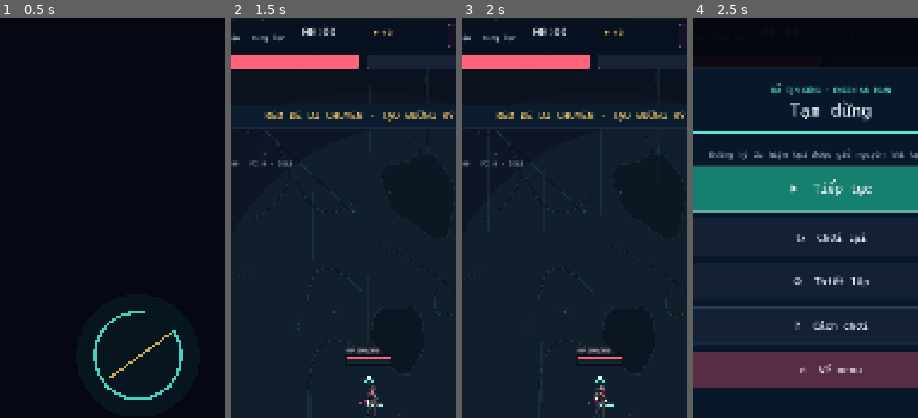
Above: before the commit, frames 1-4 (left to right).
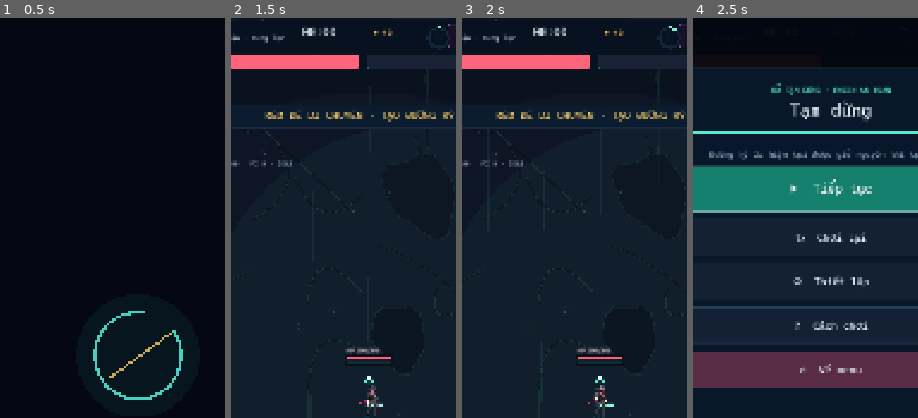
Above: after the commit, the same moments.

Repository: 2301NTTuan/replayborn
Game: Godot game, scene res://scenes/boot.tscn
Two runs of this game, one before a commit and one after it. Both use one fixed random seed, a clock stepped at 60 frames per second and the inputs below.
Inputs (mouse positions are % of the whole screen's width and height, from its top left):
- Up to frame 1 (0.5 s): no input
- Up to frame 2 (1.5 s): tap Enter at 0.5 s; move the mouse to (72, 45) at 0.52 s; hold D (move_right) 0.53-1.25 s; tap Space (chrono_shift) at 0.6 s; click (72, 45) at 0.67 s; click "▶ Đã hiểu · Vào trận" at 1.25 s
- Up to frame 3 (2 s): no input
- Up to frame 4 (2.5 s): click "Ⅱ Tạm dừng" at 2 s
The pictures show only the part of the screen within x 19-69%, y 0-50%; the shares and areas given below are measured in that part.

Frame 1 is identical in both runs. In frame 2, 0.2% of the frame differs, in the area x 86-97%, y 2-8%; in frame 3, 0.2%; in frame 4, less than 0.1%.

Commit message:
feat: redesign temporal command deck ui

Diff:
--- a/tests/menu_flow_smoke.gd
+++ b/tests/menu_flow_smoke.gd
@@ -17,12 +17,14 @@
 	var menu = load("res://scenes/menu.tscn").instantiate()
 	root.add_child(menu)
 	await process_frame
-	for page in [menu.show_armory, menu.show_player_upgrades, menu.show_settings, menu.show_help, menu.show_credits, menu.show_home]:
+	for page in [menu.show_armory, menu.show_player_upgrades, menu.show_settings, menu.show_help, menu.show_credits]:
 		page.call()
 		check(menu.body.get_child_count() > 0, "menu page builds controls")
+	menu.show_home()
+	check(is_instance_valid(menu.home_deck) and menu.home_deck.get_child_count() > 0, "lobby home builds its deck")
 	profile.data.language = "en"
 	menu.show_home()
-	check(menu.body.get_child_count() > 0, "English menu rebuilds")
+	check(is_instance_valid(menu.home_deck) and menu.home_deck.get_child_count() > 0, "English lobby rebuilds")
 	profile.data.language = original_language
 	menu.free()
 	await process_frame
--- /dev/null
+++ b/ui/components/circuit_ring.gd
@@ -0,0 +1,26 @@
+extends Control
+
+var ratio: float = 0.0
+var circuit_ready: bool = false
+var phase: float = 0.0
+
+func set_state(value: float, is_ready: bool) -> void:
+	ratio = clampf(value, 0.0, 1.0)
+	circuit_ready = is_ready
+	queue_redraw()
+
+func _process(delta: float) -> void:
+	phase += delta
+	queue_redraw()
+
+func _draw() -> void:
+	var center := size * 0.5
+	var radius := minf(size.x, size.y) * 0.38
+	var energy := Color("72f6d4") if not circuit_ready else Color("ffe3a3")
+	draw_arc(center, radius, 0.0, TAU, 40, Color("11283b", 0.92), 6.0)
+	draw_arc(center, radius, -PI * 0.5, -PI * 0.5 + TAU * ratio, 40, energy, 6.0)
+	if circuit_ready:
+		draw_arc(center, radius + 8.0 + sin(phase * 4.0) * 2.0, 0.0, TAU, 40, Color(energy, 0.34), 2.0)
+	draw_circle(center, radius * 0.55, Color("091525", 0.92))
+	draw_line(center + Vector2(-radius * 0.24, 0), center + Vector2(radius * 0.24, 0), energy, 3.0)
+	draw_line(center + Vector2(0, -radius * 0.24), center + Vector2(0, radius * 0.24), energy, 3.0)
--- a/ui/hud.gd
+++ b/ui/hud.gd
@@ -1,6 +1,7 @@
 extends CanvasLayer
 const UI = preload("res://ui/ui_kit.gd")
 const Joystick = preload("res://ui/joystick.gd")
+const CircuitRing = preload("res://ui/components/circuit_ring.gd")
 var game: Node
 var root_control: Control
 var stats_label: Label
@@ -12,6 +13,7 @@
 var boss_label: Label
 var boss_progress: ProgressBar
 var debug_label: Label
+var circuit_ring: Control
 var progress: ProgressBar
 var xp_progress: ProgressBar
 var health_bar: ProgressBar
@@ -178,6 +180,10 @@
 	memory_label.autowrap_mode = TextServer.AUTOWRAP_OFF
 	memory_label.clip_text = true
 	memory_label.add_theme_color_override("font_color", Color("72f6d4"))
+	circuit_ring = CircuitRing.new()
+	circuit_ring.position = Vector2(640, 10)
+	circuit_ring.size = Vector2(62, 62)
+	run_panel.add_child(circuit_ring)
 	pause_button = compact_pause_button(run_panel)
 	joystick = Joystick.new()
 	joystick.name = "Joystick"
@@ -282,6 +288,7 @@
 	xp_progress.max_value = game.xp_to_next
 	xp_progress.value = game.run_xp
 	memory_label.text = t("memory_ready") if game.circuit.snap_point != Vector2.INF else "%d%%" % roundi(game.circuit.memory_ratio(game.run_time) * 100.0)
+	circuit_ring.set_state(game.circuit.memory_ratio(game.run_time), game.circuit.snap_point != Vector2.INF)
 	if game.overdrive_left > 0.0:
 		combo_label.text = "✦ %s  %.1fs" % [t("overdrive"), game.overdrive_left]
 		combo_label.add_theme_color_override("font_color", Color("ff9d5e"))
--- a/ui/joystick.gd
+++ b/ui/joystick.gd
@@ -7,6 +7,7 @@
 var finger: int = -1
 var direction: Vector2 = Vector2.ZERO
 var center: Vector2 = Vector2.ZERO
+var fade: float = 0.0
 
 func _input(event: InputEvent) -> void:
 	if event is InputEventScreenTouch:
@@ -28,6 +29,7 @@
 		var strength := (raw.length() - DEADZONE) / (1.0 - DEADZONE)
 		direction = raw.normalized() * clampf(strength, 0.0, 1.0)
 	direction_changed.emit(direction)
+	fade = 1.0
 	queue_redraw()
 
 func reset() -> void:
@@ -35,8 +37,21 @@
 	direction = Vector2.ZERO
 	center = Vector2.ZERO
 	direction_changed.emit(direction)
+	fade = 1.0
+	queue_redraw()
+
+func _process(delta: float) -> void:
+	fade = maxf(0.0, fade - delta * 1.45) if finger == -1 else 1.0
 	queue_redraw()
 
 func _draw() -> void:
-	# Deliberately invisible. Touch input remains active across the playfield.
-	return
+	if fade <= 0.01 or center == Vector2.ZERO:
+		return
+	var alpha := fade * (0.72 if finger != -1 else 0.32)
+	draw_circle(center, RADIUS, Color(0.03, 0.10, 0.18, alpha * 0.64))
+	draw_arc(center, RADIUS, 0.0, TAU, 40, Color(0.35, 0.92, 0.90, alpha), 3.0)
+	draw_arc(center, RADIUS * 0.68, -PI * 0.35, PI * 1.15, 28, Color(0.68, 0.48, 1.0, alpha * 0.68), 2.0)
+	var thumb := center + direction * RADIUS * 0.56
+	draw_circle(thumb, 42.0, Color(0.25, 0.88, 0.90, alpha * 0.25))
+	draw_circle(thumb, 28.0, Color(0.68, 0.96, 0.95, alpha * 0.76))
+	draw_arc(thumb, 30.0, 0.0, TAU, 24, Color(0.92, 1.0, 1.0, alpha), 2.0)
--- a/ui/menu.gd
+++ b/ui/menu.gd
@@ -6,6 +6,7 @@
 var body: VBoxContainer
 var back_button: Button
 var subpage_active: bool = false
+var home_deck: Control
 
 func dict_value(source: Dictionary, key: Variant, fallback: Variant) -> Variant:
 	return source[key] if source.has(key) else fallback
@@ -50,57 +51,89 @@
 
 func show_home() -> void:
 	UI.clear(body)
+	body.hide()
+	if is_instance_valid(home_deck): home_deck.queue_free()
+	home_deck = Control.new()
+	home_deck.set_anchors_and_offsets_preset(Control.PRESET_FULL_RECT)
+	add_child(home_deck)
 	subpage_active = false
 	queue_redraw()
 	back_button.hide()
-	UI.caption(body, t("run_dock"), true)
-	var status := UI.card(body, Color("2a4058"))
-	UI.label(status, t("profile"), 18, true)
-	UI.label(status, "◆ %d   ◈ %d" % [profile.data.gold, profile.data.upgrade_core], 24, true)
-	var record_label := UI.label(status, t("records") % [profile.data.runs, profile.data.wins, profile.data.kills], 22, true)
-	record_label.add_theme_color_override("font_color", Color("a9c2d8"))
-	if not profile.warning.is_empty():
-		UI.label(body, t(profile.warning), 24, true)
-	UI.primary_button(body, "▶  " + t("play"), func() -> void: launch(false), 98).grab_focus()
-	UI.button(body, "⌁  " + t("armory"), show_armory, 70)
-	UI.button(body, "⬆  " + t("meta_upgrades"), show_player_upgrades, 70)
-	UI.button(body, "◎  " + t("practice"), func() -> void: launch(true), 70)
-	UI.button(body, "⚙  " + t("settings"), show_settings, 70)
-	UI.button(body, "?  " + t("help"), show_help, 70)
-	UI.danger_button(body, t("quit"), func() -> void: get_tree().quit(), 64)
-	UI.label(body, "0.5.0-alpha.1  ·  " + t("offline"), 20, true)
+	var top := Panel.new()
+	top.position = Vector2(42, 42); top.size = Vector2(996, 112)
+	top.add_theme_stylebox_override("panel", UI.box(Color("071625", 0.9), 16, Color("2d6279"), 1)); home_deck.add_child(top)
+	var profile_label := UI.label(top, "ASTRIA  ·  " + t("runner_ready"), 20)
+	profile_label.position = Vector2(28, 26); profile_label.size = Vector2(430, 56)
+	var currency := UI.label(top, "%d GOLD   %d CORE" % [profile.data.gold, profile.data.upgrade_core], 20, true)
+	currency.position = Vector2(540, 26); currency.size = Vector2(320, 56)
+	var settings := UI.button(top, t("settings"), show_settings, 58)
+	settings.position = Vector2(860, 24); settings.size = Vector2(112, 62); settings.add_theme_font_size_override("font_size", 16)
+	var mission := UI.label(home_deck, "SIGNAL GATE  ·  LEVEL 1", 22, true)
+	mission.position = Vector2(160, 650); mission.size = Vector2(760, 42); mission.add_theme_color_override("font_color", Color("72f6d4"))
+	var play := UI.primary_button(home_deck, t("play"), func() -> void: launch(false), 112)
+	play.position = Vector2(126, 704); play.size = Vector2(828, 112); play.add_theme_font_size_override("font_size", 34); play.grab_focus()
+	var practice := UI.button(home_deck, t("practice"), func() -> void: launch(true), 64)
+	practice.position = Vector2(330, 834); practice.size = Vector2(420, 64)
+	var nav := HBoxContainer.new()
+	nav.position = Vector2(48, 1700); nav.size = Vector2(984, 116); nav.add_theme_constant_override("separation", 16); home_deck.add_child(nav)
+	for entry in [[t("armory"), show_armory], [t("meta_upgrades"), show_player_upgrades], [t("practice"), func() -> void: launch(true)], [t("help"), show_help]]:
+		var nav_button := UI.button(nav, entry[0], entry[1], 104)
+		nav_button.size_flags_horizontal = Control.SIZE_EXPAND_FILL
+		nav_button.add_theme_font_size_override("font_size", 18)
+	var records := UI.label(home_deck, t("records") % [profile.data.runs, profile.data.wins, profile.data.kills], 18, true)
+	records.position = Vector2(120, 1580); records.size = Vector2(840, 30); records.add_theme_color_override("font_color", Color("a9c2d8"))
+
+func begin_subpage() -> void:
+	if is_instance_valid(home_deck): home_deck.queue_free()
+	body.show()
 
 func show_player_upgrades() -> void:
+	begin_subpage()
 	UI.clear(body)
 	show_back_button()
 	var header := UI.card(body, Color("ffd166"))
 	UI.label(header, t("meta_upgrades"), 38, true)
-	UI.label(body, "◆ %d   ◈ %d" % [profile.data.gold, profile.data.upgrade_core], 23, true)
+	UI.caption(body, "GOLD %d   ·   CORE %d" % [profile.data.gold, profile.data.upgrade_core], true)
+	var grid := GridContainer.new()
+	grid.columns = 2
+	grid.add_theme_constant_override("h_separation", 18)
+	grid.add_theme_constant_override("v_separation", 18)
+	body.add_child(grid)
 	var labels := {"hp": t("meta_hp"), "damage": t("meta_damage"), "armor": t("meta_armor"), "haste": t("meta_haste")}
 	for stat in ["hp", "damage", "armor", "haste"]:
 		var level: int = int(dict_value(profile.data.meta_upgrades, stat, 0))
 		var cost: Dictionary = profile.meta_cost(stat)
-		var card := UI.card(body, Color("315976"))
-		UI.label(card, "%s  ·  %s %d/10" % [labels[stat], t("level_word"), level], 24, true)
-		var buy := UI.button(card, "%s  ·  ◆ %d + ◈ %d" % [t("upgrade_action"), cost.gold, cost.core], func() -> void:
+		var card := UI.card(grid, [Color("ff647b"), Color("ffd26a"), Color("72b8ff"), Color("72f6d4")][["hp", "damage", "armor", "haste"].find(stat)])
+		card.get_parent().custom_minimum_size = Vector2(430, 238)
+		UI.caption(card, "%s  %d/10" % [t("level_word"), level], true)
+		UI.label(card, labels[stat], 23, true)
+		UI.label(card, "NEXT  ·  ◆ %d  ◈ %d" % [cost.gold, cost.core], 18, true)
+		var buy := UI.button(card, t("upgrade_action"), func() -> void:
 			if profile.upgrade_meta(stat):
 				show_player_upgrades(), 70)
 		buy.disabled = level >= 10 or profile.data.gold < cost.gold or profile.data.upgrade_core < cost.core
 
 func show_armory() -> void:
+	begin_subpage()
 	UI.clear(body)
 	show_back_button()
 	var header := UI.card(body, Color("55ebd2"))
 	UI.label(header, t("armory"), 38, true)
+	var rack := HBoxContainer.new()
+	rack.add_theme_constant_override("separation", 16)
+	body.add_child(rack)
 	var names := [t("pulse"), t("scatter"), t("lance")]
 	var finishers := [t("pulse_finisher"), t("scatter_finisher"), t("lance_finisher")]
 	for index in range(3):
 		var weapon_index: int = index
 		var unlocked: bool = bool(profile.data.weapon_unlocks[index])
 		var selected: bool = int(profile.data.weapon) == index
-		var card := UI.card(body, Color("55ebd2") if selected else Color("315976"))
-		UI.label(card, names[index], 30, true)
-		UI.label(card, finishers[index], 21)
+		var card := UI.card(rack, Color("55ebd2") if selected else Color("315976"))
+		card.get_parent().custom_minimum_size = Vector2(295, 510)
+		UI.caption(card, "WEAPON %02d" % (index + 1), true)
+		UI.label(card, names[index], 28, true)
+		UI.label(card, "AUTO FIRE", 17, true)
+		UI.label(card, finishers[index], 19)
 		if unlocked:
 			var select := UI.button(card, t("selected") if selected else t("select"), func() -> void:
 				profile.setting("weapon", weapon_index)
@@ -114,6 +147,7 @@
 	get_tree().change_scene_to_file("res://scenes/main.tscn")
 
 func show_settings() -> void:
+	begin_subpage()
 	UI.clear(body)
 	show_back_button()
 	var header := UI.card(body, Color("55ebd2"))
@@ -126,6 +160,7 @@
 	UI.danger_button(body, t("reset_progress"), confirm_reset_progress, 64)
 
 func show_credits() -> void:
+	begin_subpage()
 	UI.clear(body)
 	show_back_button()
 	var header := UI.card(body, Color("55ebd2"))
@@ -156,12 +191,17 @@
 	final_dialog.popup_centered(Vector2(760, 300))
 
 func show_help() -> void:
+	begin_subpage()
 	UI.clear(body)
 	show_back_button()
 	var header := UI.card(body, Color("55ebd2"))
 	UI.label(header, t("help"), 38, true)
-	var guide := UI.card(body, Color("315976"))
-	UI.label(guide, t("help_body"), 23)
+	var steps := [["01", "MOVE", "Drag anywhere to run."], ["02", "AUTO FIRE", "Weapon locks the closest target."], ["03", "TIME CIRCUIT", "Cross your Memory trail to close a circuit."], ["04", "CHRONO SHIFT", "Dash through danger and cut time."], ["05", "UPGRADE", "Choose a core after collecting XP."]]
+	for step in steps:
+		var card := UI.card(body, Color("72f6d4") if step[0] in ["03", "04"] else Color("315976"))
+		UI.caption(card, step[0], true)
+		UI.label(card, step[1], 25, true)
+		UI.label(card, step[2], 19, true)
 
 func show_back_button() -> void:
 	subpage_active = true
--- a/ui/ui_kit.gd
+++ b/ui/ui_kit.gd
@@ -74,6 +74,12 @@
 	item.custom_minimum_size.y = height
 	item.add_theme_font_size_override("font_size", 25)
 	item.pressed.connect(callback)
+	item.button_down.connect(func() -> void:
+		var press := item.create_tween()
+		press.tween_property(item, "scale", Vector2(0.96, 0.96), 0.06))
+	item.button_up.connect(func() -> void:
+		var release := item.create_tween()
+		release.tween_property(item, "scale", Vector2.ONE, 0.12).set_trans(Tween.TRANS_BACK).set_ease(Tween.EASE_OUT))
 	parent.add_child(item)
 	return item
 
Not shown, added: ui/components/circuit_ring.gd.uid
Not shown, changed: .gitignore
